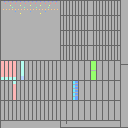
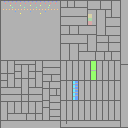
Revision of a layered 128 × 128 image; what changed, layer by layer:
added layer "Layer 19 copy" above "Layer 19" over (x1=88, y1=14, x2=92, y2=18)
added layer "Layer 19" above "Layer 18" over (x1=88, y1=21, x2=92, y2=25)
painted on "Layer 18" over (x1=1, y1=1, x2=120, y2=120)
